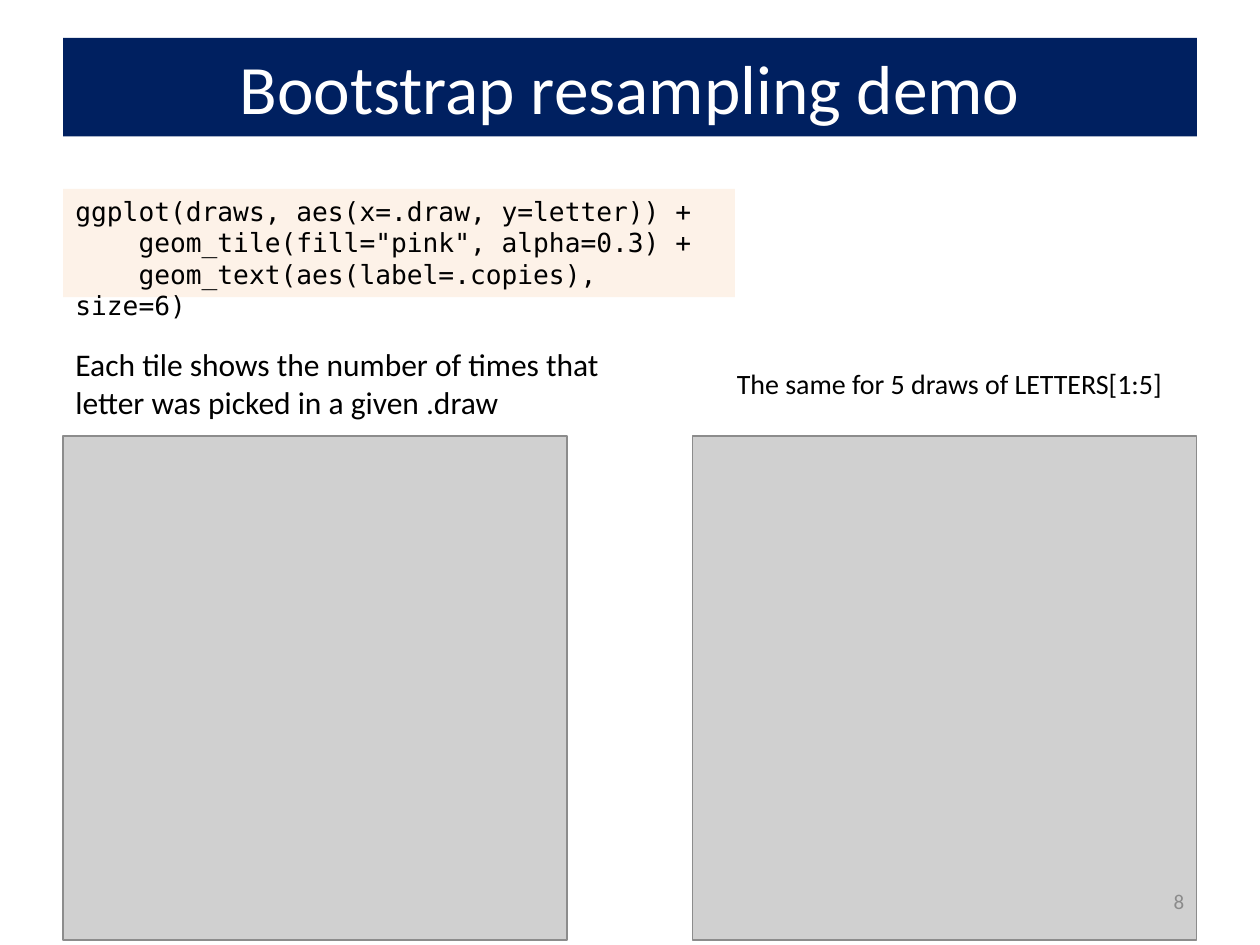
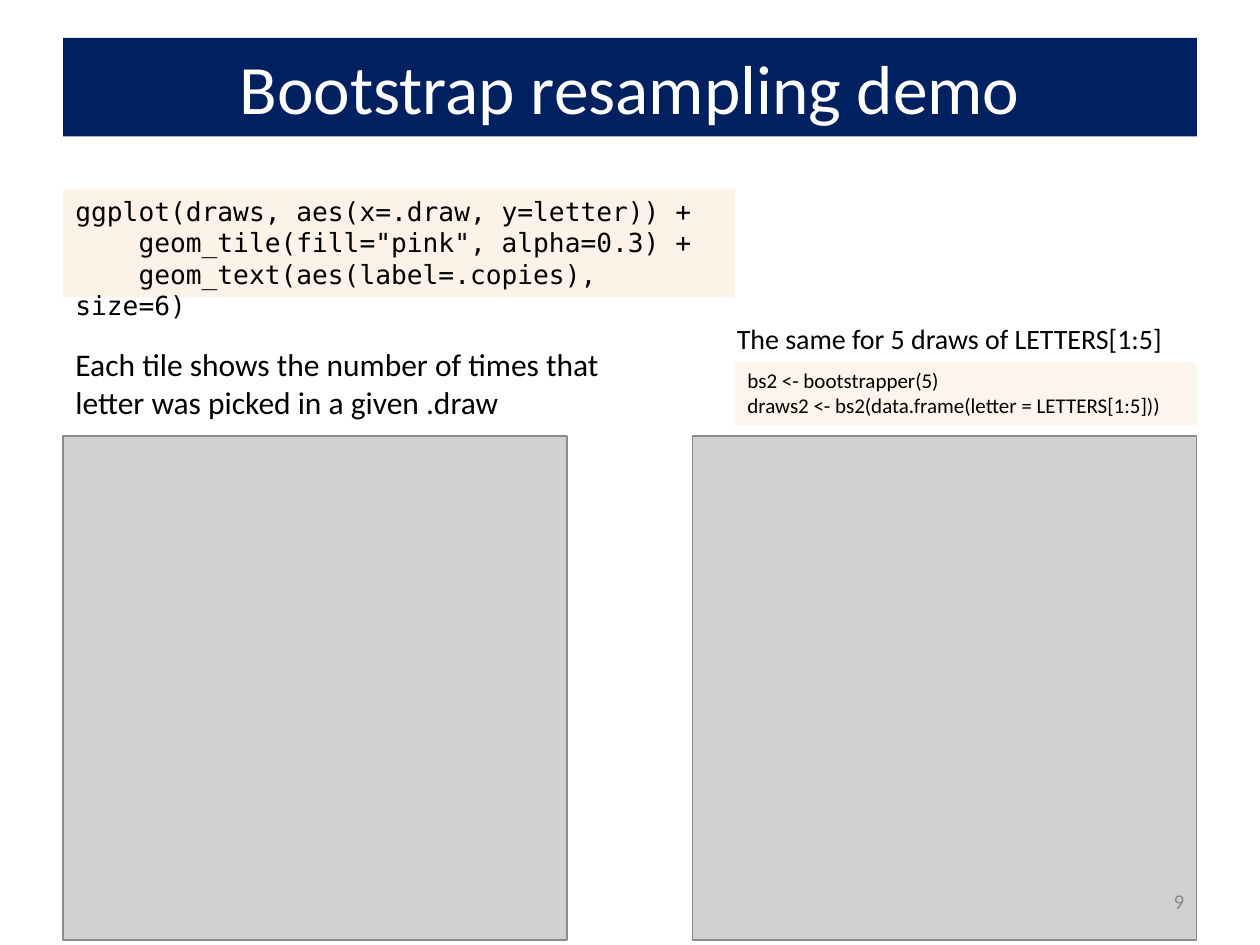
Before and after one commit to friendly/6135, a slide deck: slide 9 of lectures/bootstrap.pptx (slide 8 before the commit). Drawn at 1260x945 pixels with LibreOffice and Linux fonts; fonts in the diff are those of the drawing; grey boxes stand for pictures. Boxes give left, top, right and bottom in pixels: in the first picture for what was removed or moved away, otherwise in the second. Text is boxed around its words. In the diff, an @@ line names an element or a change of style, - is before the commit and + after.

```diff
--- a/lectures/bootstrap.pptx
+++ b/lectures/bootstrap.pptx
@@ text "The same for 5 draws ...": place and size @@
-text "The same for 5 draws ..." at (737, 373, 1162, 398)
+text "The same for 5 draws ..." at (737, 328, 1162, 353)
@@ rectangle added at (735, 362, 1196, 425), fill #FDEADA at 50% opacity, 12 pt, text #000000 @@
+bs2 <- bootstrapper(5)
+draws2 <- bs2(data.frame(letter = LETTERS[1:5]))
@@ page number at (1174, 895, 1185, 909): text changed @@
-8
+9
```
Also in this commit, not shown: 7 other slides changed, 2 slides added, 17 other files.
